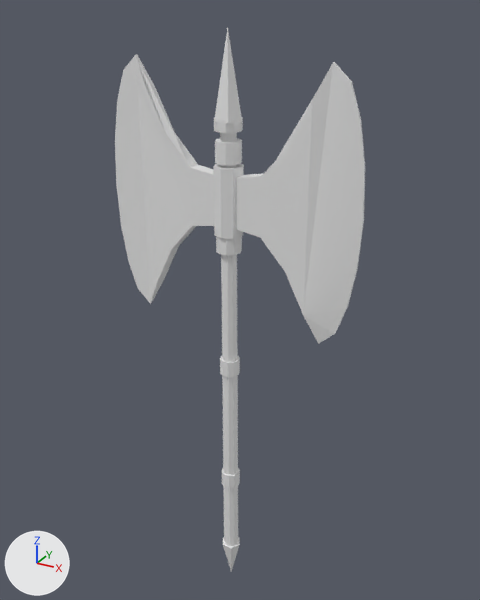
The glTF model godot-proto/models/Machado.glb as it was, and as the next commit left it.
Camera for both pictures: a 50 mm camera at (0.846, -1.478, 1.178) aimed at (-0.001, 0.063, 0.408). The axes (+X, +Y, +Z) are drawn at lower left. The lights are the same throughout. The first picture is the older version. Vertices at exactly the same position are counted once.

In view in the first picture: 'Machado'.
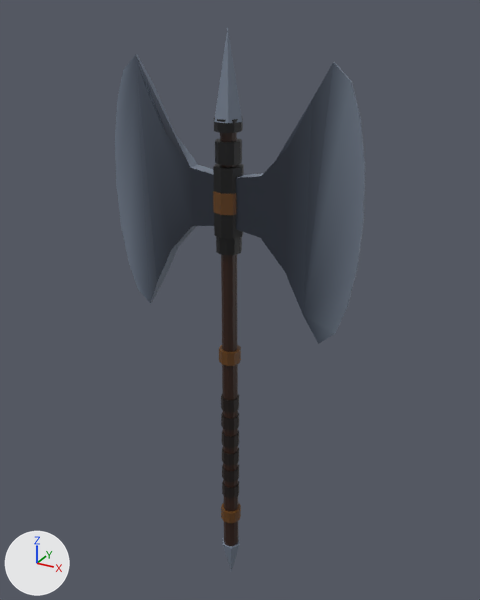
Changed parts and their boxes (x1, y1, x2, y2) in the pictures (480 x 600 px; the box of a moved part takes in the faces that stretch with it):
part 1 of me_machado, moved or reshaped
    before: (220, 356, 240, 377)
    after: (222, 465, 239, 482)
part 2 of me_machado, added
    after: (222, 448, 239, 465)
part 3 of me_machado, added
    after: (222, 430, 239, 448)
part 4 of me_machado, added
    after: (221, 412, 239, 431)
part 5 of me_machado, added
    after: (221, 394, 239, 412)
part 6 of me_machado, added
    after: (219, 345, 241, 366)
part 7 of me_machado, added
    after: (221, 503, 241, 523)
part 8 of me_machado, added (brown)
    after: (213, 191, 236, 215)
part 9 of me_machado, moved or reshaped
    before: (222, 468, 240, 489)
    after: (222, 481, 239, 498)
part 10 of me_machado, recoloured (grey to blue)
    both: (115, 27, 365, 572)

The edits, one by one:
me_machado is used by ob_machado; location (0.0, 0.0, 0.0).
me_machado had 228 vertices, 412 faces and spanned x -0.37..0.37, y -0.04..0.04, z -0.58..1.14.
me_machado now has 364 vertices, 656 faces and spans x -0.37..0.37, y -0.04..0.04, z -0.58..1.14.
me_machado part 1: the loose piece of 20 vertices spanning x -0.03..0.03, y -0.03..0.03, z 0.2..0.25 is moved by (0.0, 0.0, -0.38).
me_machado part 2: a new loose piece, a 10-sided cylinder along z spanning x -0.027..0.027, y -0.026..0.026, z -0.112..-0.072, in mat_machado.
me_machado part 3: a new loose piece, a 10-sided cylinder along z spanning x -0.027..0.027, y -0.026..0.026, z -0.048..-0.008, in mat_machado.
me_machado part 4: a new loose piece, a 10-sided cylinder along z spanning x -0.027..0.027, y -0.026..0.026, z 0.016..0.056, in mat_machado.
me_machado part 5: a new loose piece, a 10-sided cylinder along z spanning x -0.027..0.027, y -0.026..0.026, z 0.08..0.12, in mat_machado.
me_machado part 6: a new loose piece, a 10-sided cylinder along z spanning x -0.032..0.032, y -0.03..0.03, z 0.24..0.28, in mat_machado.
me_machado part 7: a new loose piece, a 10-sided cylinder along z spanning x -0.032..0.032, y -0.03..0.03, z -0.336..-0.296, in mat_machado.
me_machado part 8: a new loose piece, an 8-sided cylinder along z spanning x -0.042..0.042, y -0.042..0.042, z 0.688..0.744, in mat_machado.
Part 9, on me_machado:
10 vertices are removed from x -0.03..0.03, y -0.03..0.03, z -0.15.
36 faces are deleted.
10 new vertices lie (0.0, 0.0, -0.04) away from vertices in x -0.03..0.03, y -0.03..0.03, z -0.2.
36 new faces join them.
me_machado part 10: 342 kept faces spanning x -0.37..0.37, y -0.04..0.04, z -0.58..1.14 get new vertex colours.
